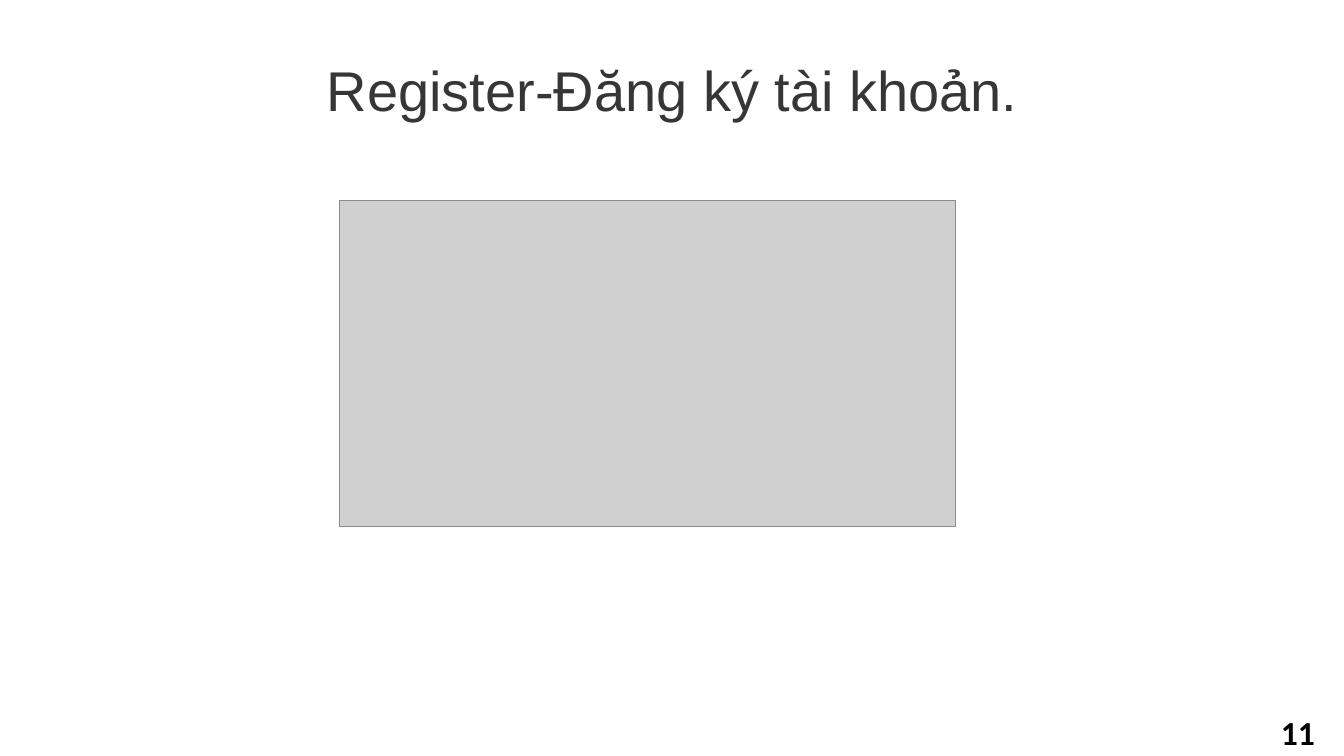
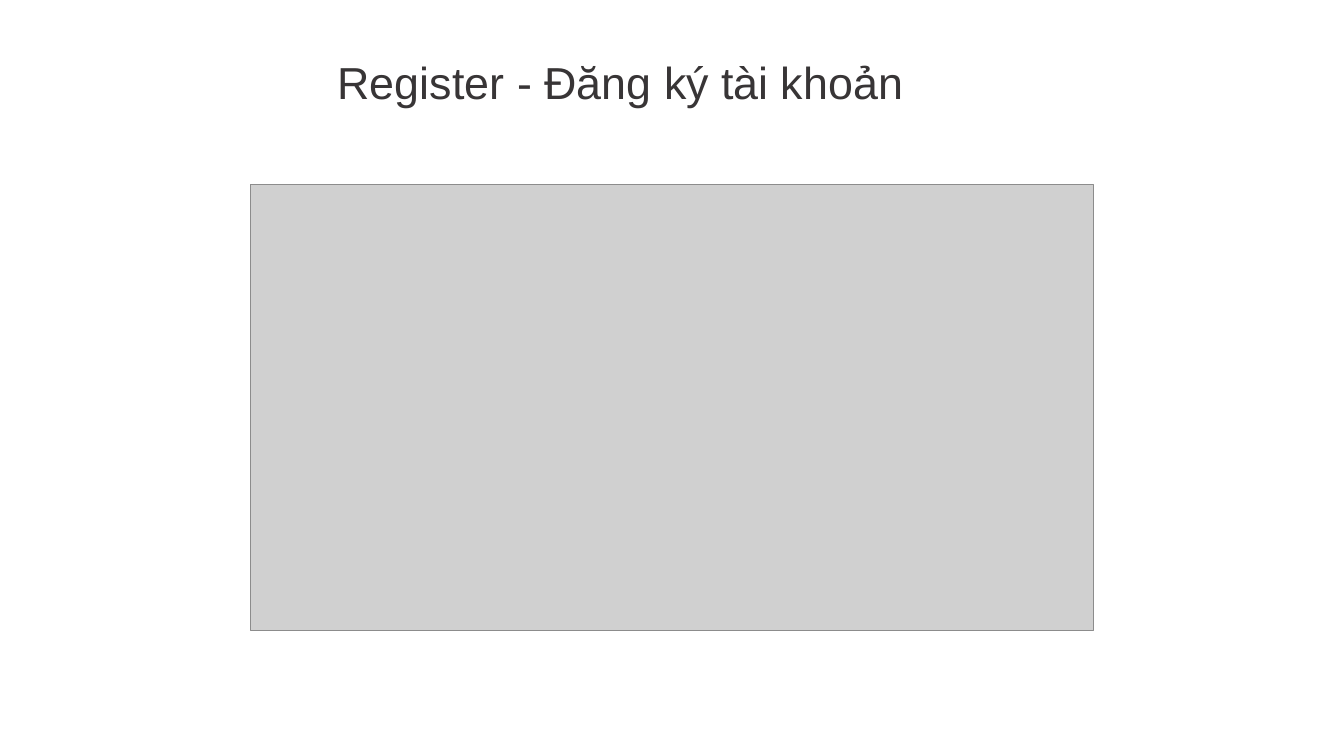
Before and after one commit to tonganh/IT126815, a slide deck: slide 12 of BTL/report/LTM_CHECK_POINT_1.pptx (slide 11 before the commit). Drawn at 1344x756 pixels with LibreOffice and Linux fonts; fonts in the diff are those of the drawing; grey boxes stand for pictures; background and template pictures are left out. Boxes give left, top, right and bottom in pixels: in the first picture for what was removed or moved away, otherwise in the second. Text is boxed around its words. In the diff, an @@ line names an element or a change of style, - is before the commit and + after.

```diff
--- a/BTL/report/LTM_CHECK_POINT_1.pptx
+++ b/BTL/report/LTM_CHECK_POINT_1.pptx
@@ text at bbox=[338, 65, 903, 107]: text changed; size 40 to 32 pt @@
-Register-Đăng ký tài khoản.
+Register - Đăng ký tài khoản
@@ picture: place and size @@
-picture at bbox=[340, 201, 956, 527]
+picture at bbox=[251, 185, 1093, 631]
@@ page number removed at bbox=[1281, 723, 1315, 745] @@
-11
```
Also in this commit, not shown: 10 other slides changed, 3 slides added, 1 slide removed, 18 other files.
